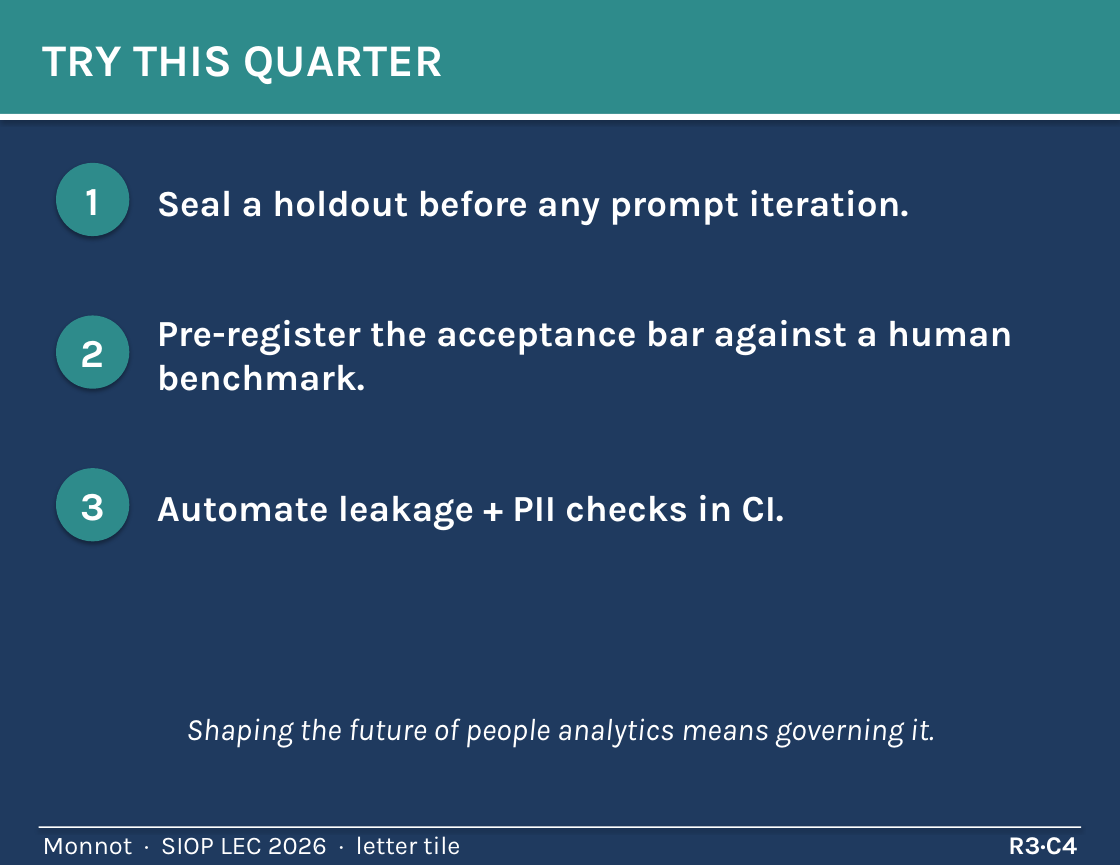
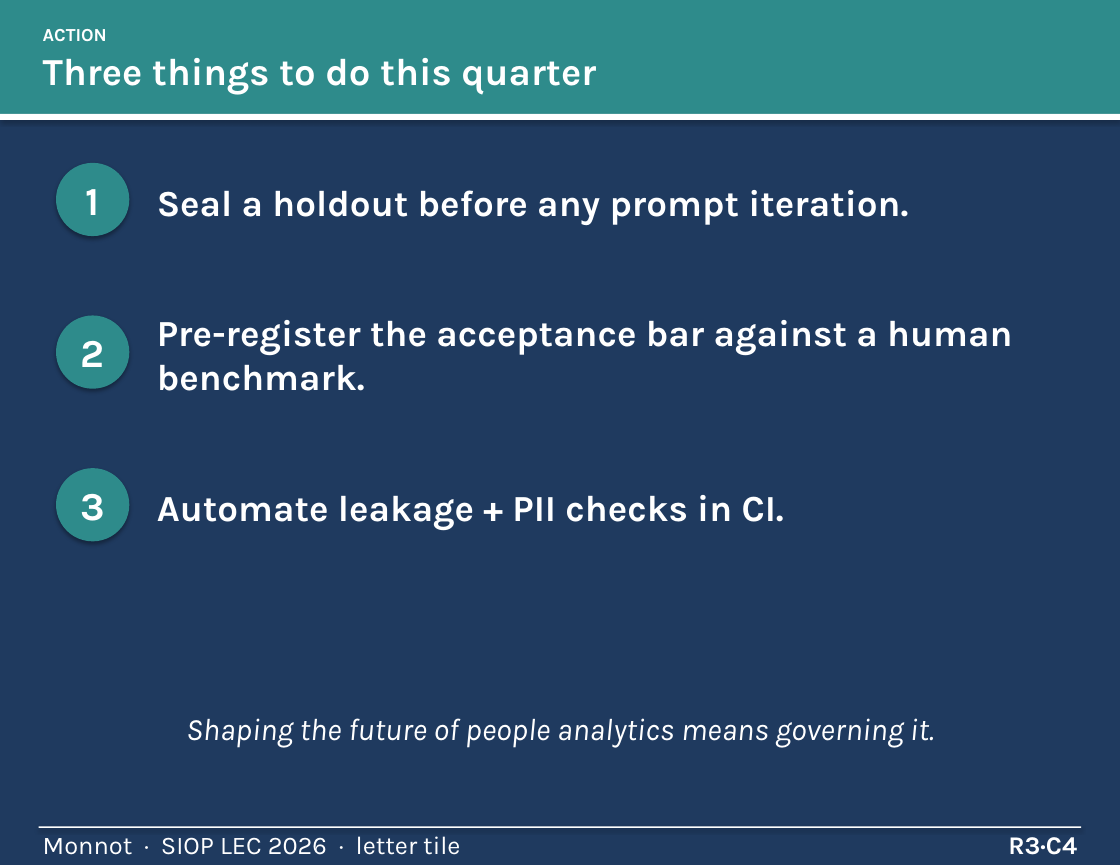
Before and after one commit to mjmonnot/mjmonnot.github.io, a slide deck: slide 12 of lec-2026/assets/Monnot_Poster_v5.pptx. Drawn at 1120x865 pixels with LibreOffice and Linux fonts; fonts in the diff are those of the drawing. Boxes give left, top, right and bottom in pixels: in the first picture for what was removed or moved away, otherwise in the second. Text is boxed around its words. In the diff, an @@ line names an element or a change of style, - is before the commit and + after.

```diff
--- a/lec-2026/assets/Monnot_Poster_v5.pptx
+++ b/lec-2026/assets/Monnot_Poster_v5.pptx
@@ text at <box>43,29,596,95</box>: text changed; size 32 to 27 pt @@
-TRY THIS QUARTER
+ACTION
+Three things to do this quarter
```
Also in this commit, not shown: 18 other slides changed, 6 other files.
